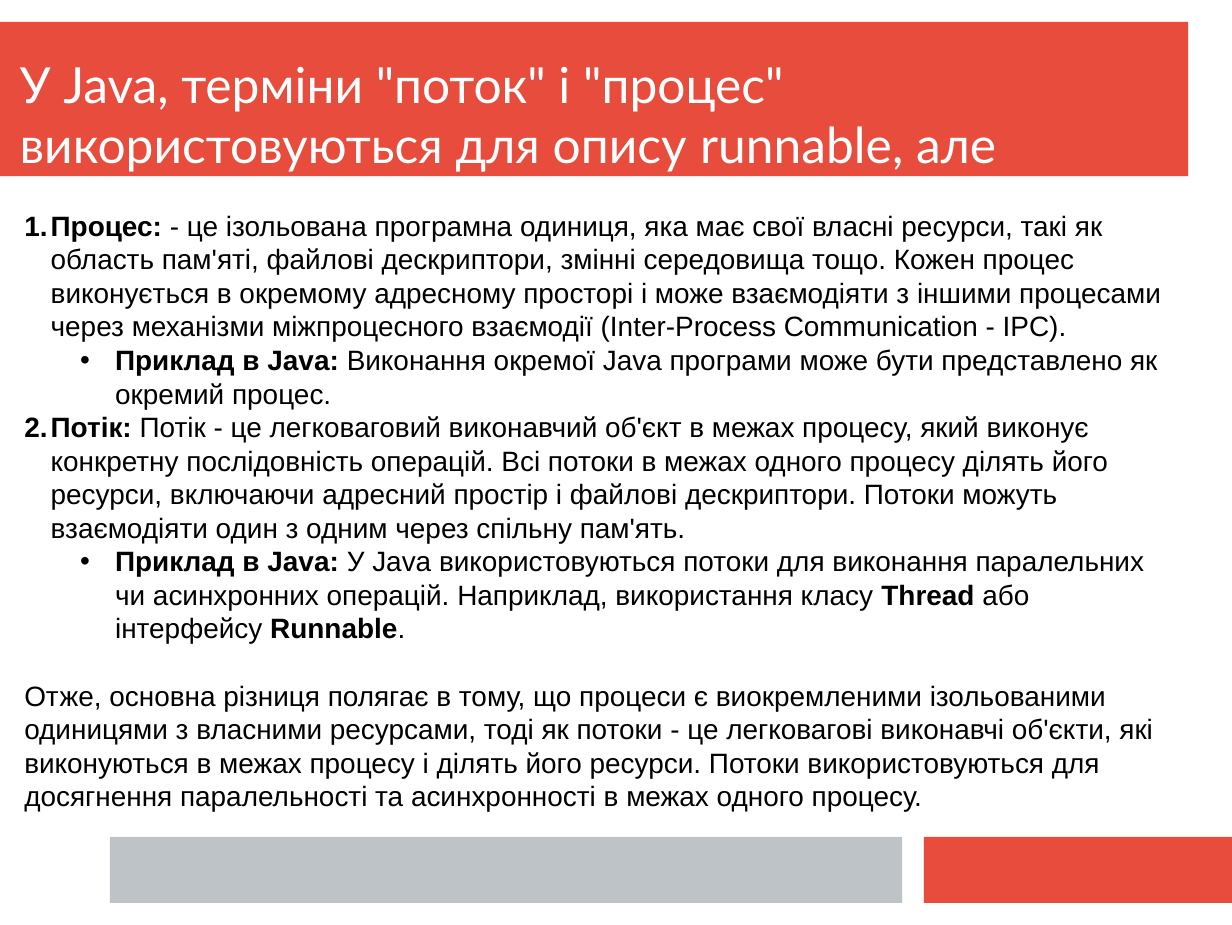
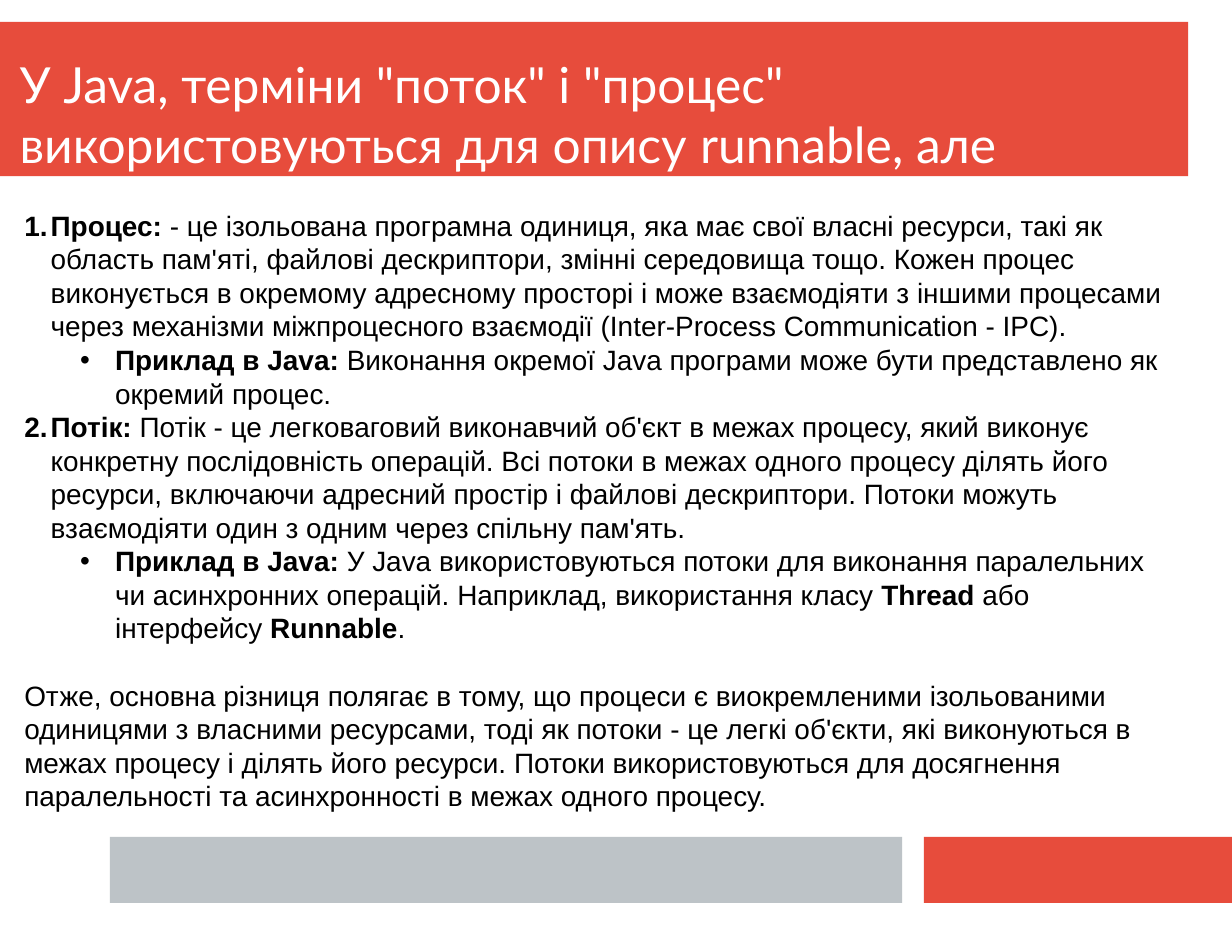
Before and after one commit to mecchmatProjects/JavaCourse, a slide deck: slide 4 of L10_Multi/JavaTutorUkr10.ppt. Drawn at 1232x925 pixels with LibreOffice and Linux fonts; fonts in the diff are those of the drawing. Boxes give left, top, right and bottom in pixels: in the first picture for what was removed or moved away, otherwise in the second. Text is boxed around its words. In the diff, an @@ line names an element or a change of style, - is before the commit and + after.

```diff
--- a/L10_Multi/JavaTutorUkr10.ppt
+++ b/L10_Multi/JavaTutorUkr10.ppt
@@ text at [24, 685, 1131, 811]: text changed @@
-Отже, основна різниця полягає в тому, що процеси є виокремленими ізольованими одиницями з власними ресурсами, тоді як потоки - це легковагові виконавчі об'єкти, які виконуються в межах процесу і ділять його ресурси. Потоки використовуються для досягнення паралельності та асинхронності в межах одного процесу.
+Отже, основна різниця полягає в тому, що процеси є виокремленими ізольованими одиницями з власними ресурсами, тоді як потоки - це легкі об'єкти, які виконуються в межах процесу і ділять його ресурси. Потоки використовуються для досягнення паралельності та асинхронності в межах одного процесу.
```
Also in this commit, not shown: 18 other slides changed, 36 slides added, 6 other files.
